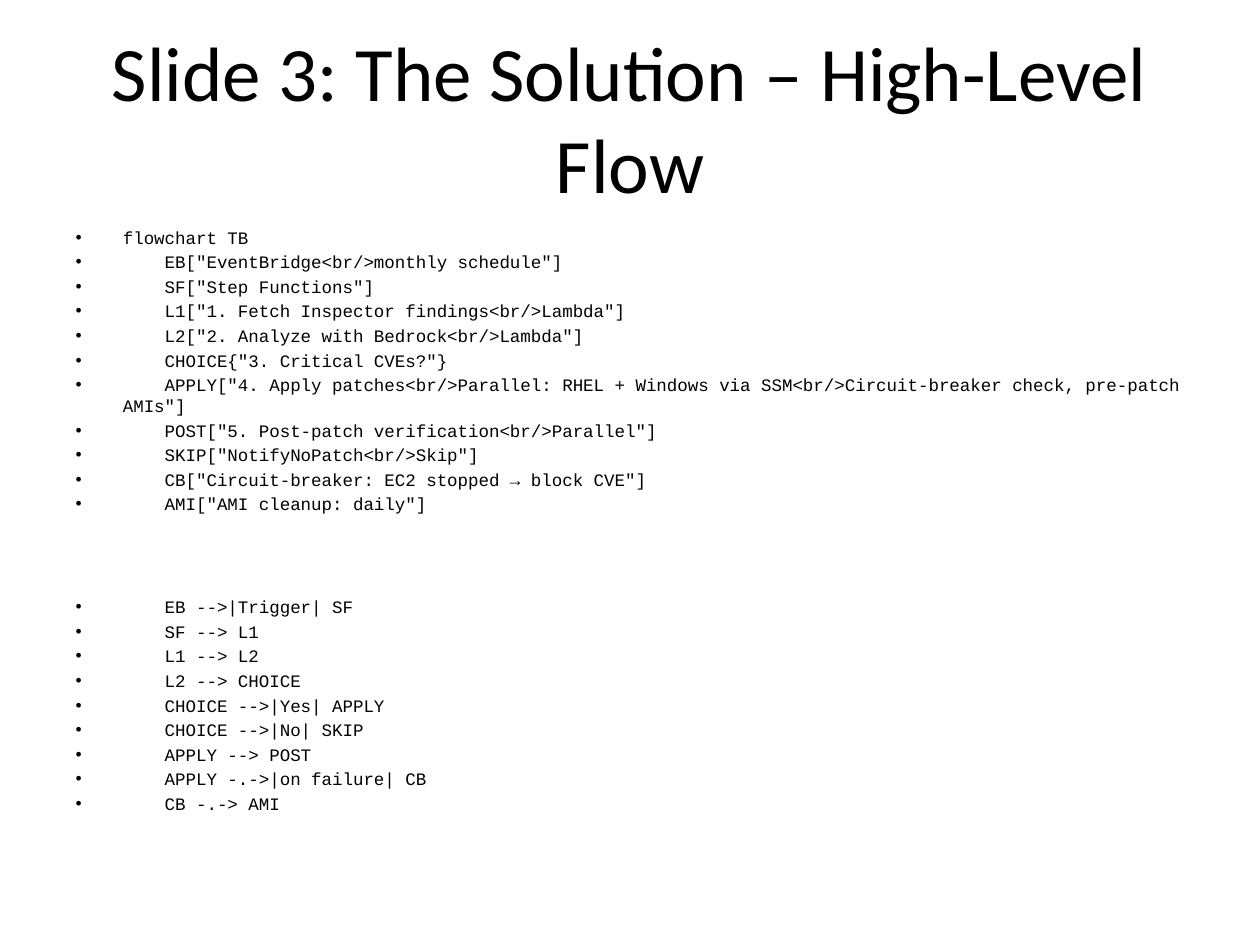
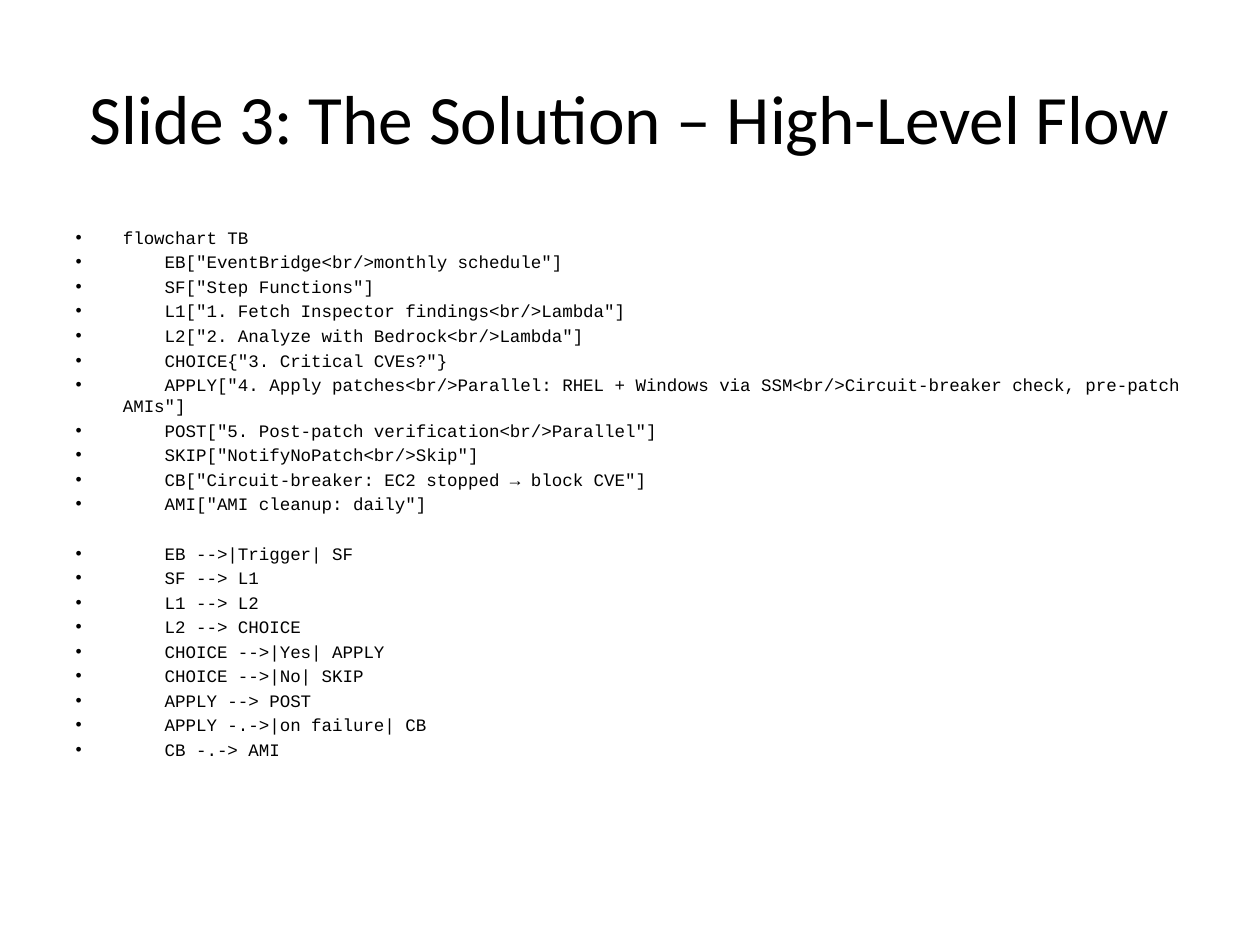
Before and after one commit to ckbitra/aiops-r8, a slide deck: slide 7 of docs/aiops_r8_presentation.pptx (slide 4 before the commit). Drawn at 1260x945 pixels with LibreOffice and Linux fonts; fonts in the diff are those of the drawing. Boxes give left, top, right and bottom in pixels: in the first picture for what was removed or moved away, otherwise in the second. Text is boxed around its words. In the diff, an @@ line names an element or a change of style, - is before the commit and + after.

```diff
--- a/docs/aiops_r8_presentation.pptx
+++ b/docs/aiops_r8_presentation.pptx
@@ title "Slide 3: The Solution – ..." at (x1=90, y1=96, x2=1169, y2=156): size 44 to 39.6 pt @@
@@ text "flowchart TB" rewrapped from (x1=123, y1=232, x2=1179, y2=810) to (x1=123, y1=232, x2=1179, y2=756) @@
```
Also in this commit, not shown: 3 other slides changed, 3 slides added, 4 other files.
